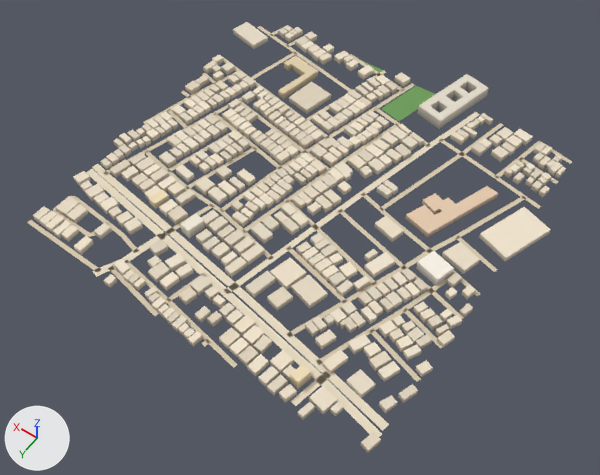
Before and after pictures for a commit that changed the glTF model public/assets/bengaluru-region-v1/tiles/t-6_-12-l1.glb.
One viewpoint serves both versions: a camera (50 mm lens) standing at (-3145.0, -5180.0, 793.0) and looking at (-2767.0, -5708.0, -38.0). Every picture has the same lights, and +X, +Y and +Z are marked at lower left. The picture after the commit comes second.

The scene before the commit, as lines of its bpy script (objects in view):
```python
me_building = bpy.data.meshes.new('building')
me_building.from_pydata(...)  # 3624 vertices, 4556 faces; spans x -27.0..522.0, y -48.0..509.0, z 0.0..16.0
me_building.materials.append(mat_building)
me_ground = bpy.data.meshes.new('ground')
me_ground.from_pydata(...)  # 689 vertices, 568 faces; spans x -1.0..503.0, y -3.0..503.0, z 1.0
me_ground.materials.append(mat_ground)
# before: 421 (352.0, -3.0, 1.0) at pixel (351, 53), 422 (353.0, 3.0, 1.0) at pixel (348, 55), 423 (330.0, 1.0, 1.0) at pixel (361, 60), 424 (332.0, 7.0, 1.0) at pixel (358, 62), 435 (297.0, 11.0, 1.0) at pixel (377, 73)
# before: 436 (291.0, 12.0, 1.0) at pixel (380, 75), 437 (295.0, -1.0, 1.0) at pixel (383, 69), 438 (289.0, 1.0, 1.0) at pixel (386, 71), 623 (241.0, 1.0, 1.0) at pixel (415, 84), 624 (247.0, -1.0, 1.0) at pixel (412, 82)
ob_building = bpy.data.objects.new('building', me_building)
ob_building.location = (-3000.0, -6000.0, 0.0)
ob_ground = bpy.data.objects.new('ground', me_ground)
ob_ground.location = (-3000.0, -6000.0, 0.0)
```
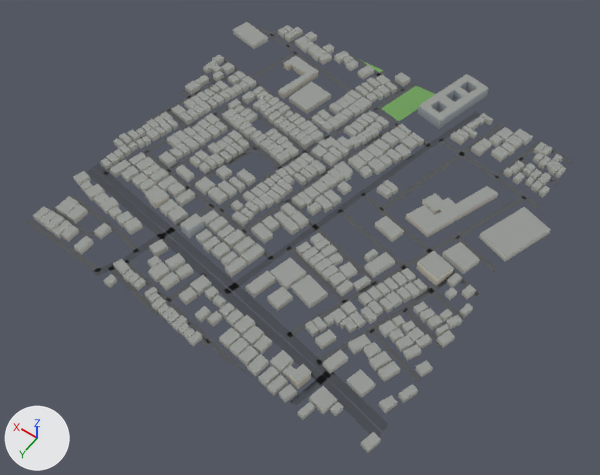
What the commit changed:
me_building is used by ob_building; location (-3000.0, -6000.0, 0.0).
me_building had 3624 vertices, 4556 faces and spanned x -27.0..522.0, y -48.0..509.0, z 0.0..16.0.
me_building now has 3624 vertices, 5488 faces and spans x -27.0..522.0, y -48.0..509.0, z 0.0..16.0.
me_building part 1: 4556 kept faces spanning x -27.0..522.0, y -48.0..509.0, z 0.0..16.0 get new vertex colours.
me_ground is used by ob_ground; location (-3000.0, -6000.0, 0.0).
Verts and faces of me_ground; kept vertices keep their numbers, new ones are numbered from 689.
me_ground had 689 vertices, 568 faces and spanned x -1.0..503.0, y -3.0..503.0, z 1.0.
me_ground now has 704 vertices, 583 faces and spans x 0.0..500.0, y 0.0..500.0, z 1.0.
Part 2, on me_ground:
55 vertices are removed from x -1.0..503.0, y -1.0..503.0, z 1.0.
63 faces are deleted.
3 vertices in x 85.0..499.0, y 152.0..481.0, z 1.0 move by (1.0, 6.0, 0.0).
3 vertices in x 54.0..218.0, y 450.0..499.0, z 1.0 move by (-6.0, 1.0, 0.0).
27 vertices move from x -1.0..501.0, y -1.0..501.0, z 1.0 to x 0.0..500.0, y 0.0..500.0, z 1.0.
59 vertices are added at x 0.0..500.0, y 0.0..500.0, z 1.0.
7 new vertices lie (0.0, 6.0, 0.0) away from vertices in x 0.0..477.0, y 9.0..487.0, z 1.0.
74 new faces join them.
Part 3, on me_ground:
4 vertices are removed from x 426.0..467.0, y -1.0..1.0, z 1.0.
4 faces are deleted.
2 vertices move from x 499.0..501.0, y 22.0..28.0, z 1.0 to x 500.0, y 22.0..28.0, z 1.0.
8 vertices are added at x 425.0..469.0, y 0.0..12.0, z 1.0.
8 new faces join them.
Part 4, on me_ground:
Vertices deleted: 437 (with the faces that use them).
Vertex 422 moves to (368.0, 0.0, 1.0), pixel (340, 50).
Vertex 424 moves to (349.0, 4.0, 1.0), pixel (350, 57).
Vertex 421 moves to (348.0, 0.0, 1.0), pixel (352, 55).
Vertex 423 moves to (337.0, 0.0, 1.0), pixel (358, 58).
Vertex 438 moves to (295.0, 0.0, 1.0), pixel (383, 70).
Vertex 623 moves to (241.0, 0.0, 1.0), pixel (415, 84).
Vertex 624 moves to (247.0, 0.0, 1.0), pixel (411, 83).
New vertex 750 is at (289.0, 0.0, 1.0), pixel (387, 71).
New faces: (436, 750, 438).
me_ground part 5: 488 kept faces spanning x 0.0..500.0, y 0.0..500.0, z 1.0 get new vertex colours; the middle colour goes from beige #d7c9ae to dark grey #535556.

Boxes [x1, y1, x2, y2] around the edits, measured in the pictures (600 x 475 px; the box of a moved part takes in the faces that stretch with it):
part 1 of me_building, recoloured (darker)
    both: [33, 22, 566, 453]
part 2 of me_ground, moved or reshaped
    both: [27, 58, 572, 437]
part 3 of me_ground, reshaped
    both: [257, 26, 305, 47]
part 4 of me_ground, moved or reshaped
    before: [350, 54, 415, 92]
    after: [350, 55, 415, 92]
part 5 of me_ground, recoloured
    both: [58, 26, 540, 434]
